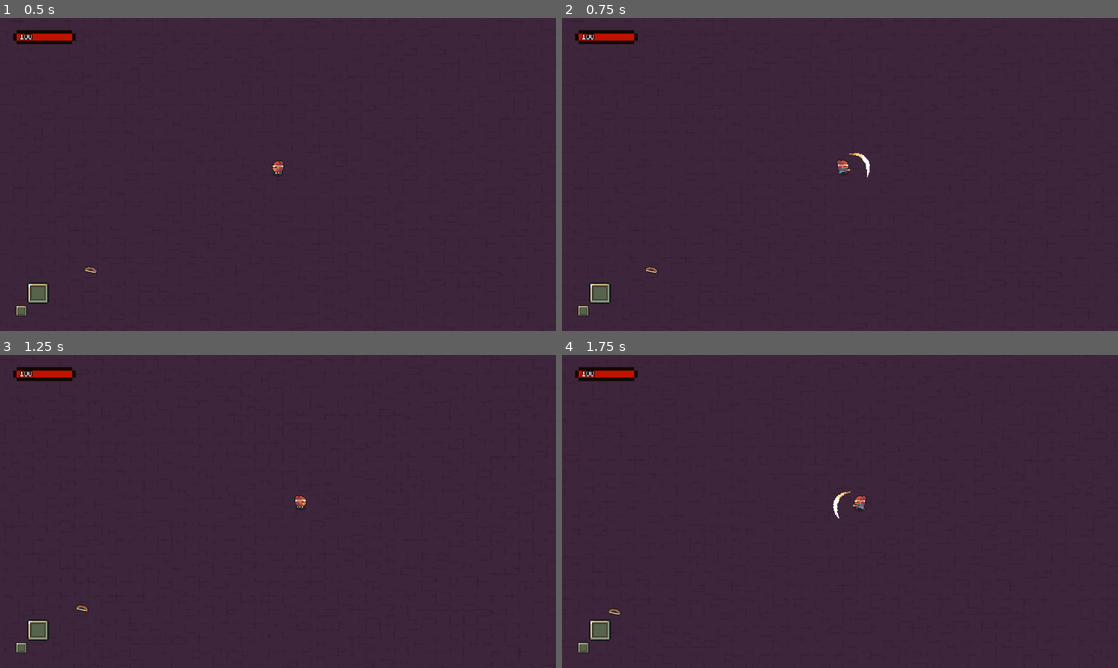
Above: before the commit, frames 1-4 (two rows, left to right).
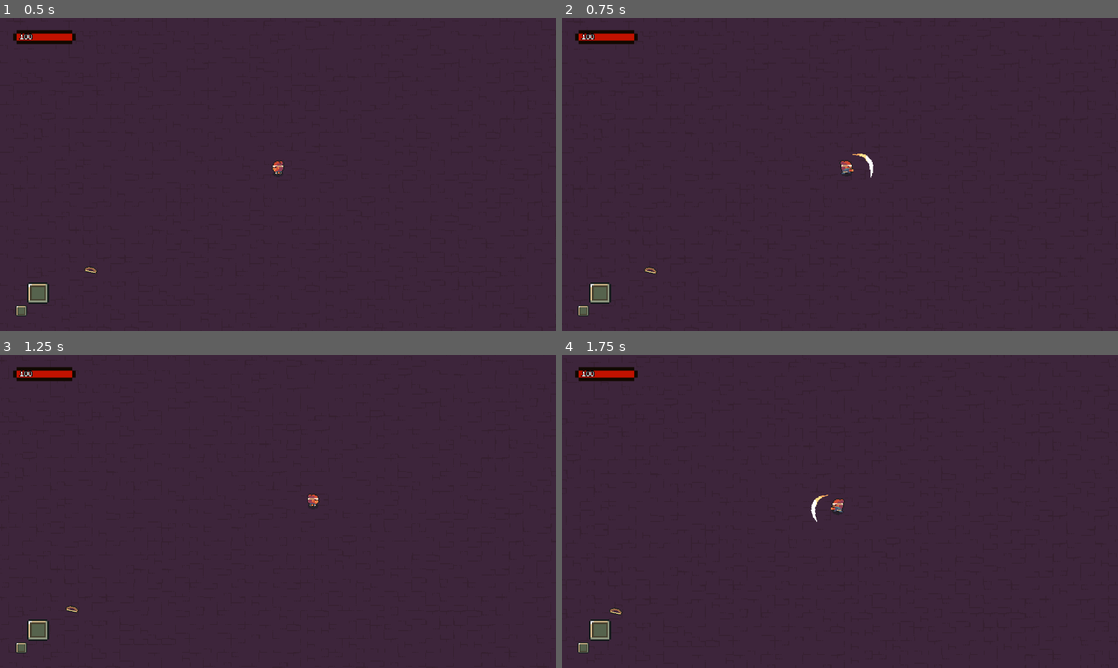
Above: after the commit, the same moments.

Repository: lucaslprimo/TheRPGProject
Game: Godot game, scene res://project/scenes/DungeonMap.tscn
The game is run twice, just before and just after one commit, with the same random seed, the same clock (stepped at 60 frames per second) and the same inputs.
Inputs (mouse positions are in pixels of both pictures, inside the frame that each line leads up to):
- Up to frame 1 (0.5 s): no input
- Up to frame 2 (0.75 s): tap Enter at 0.5 s; move the mouse to (962, 158) at 0.52 s; press the mouse at (962, 158) at 0.53 s; hold Right (move_right) from 0.53 s (still down)
- Up to frame 3 (1.25 s): keep holding Right (move_right); right-click (400, 495) at 0.8 s
- Up to frame 4 (1.75 s): move the mouse to (728, 527) at 1.27 s; release Right (move_right) at 1.28 s; release the mouse at (728, 527) at 1.28 s; hold Down (move_down) from 1.28 s (still down); right-click (728, 527) at 1.35 s; click (728, 527) at 1.55 s

Frame 1 is identical in both runs. In frame 2, 0.2% of the frame differs, in the area x 14-56%, y 43-82%; in frame 3, 0.2%; in frame 4, 0.3%, in the area x 8-55%, y 43-84%.

Commit message:
feat: Dash tweaking, movement adjusted

Diff:
--- a/project/resources/weapons/axe.tres
+++ b/project/resources/weapons/axe.tres
@@ -8,6 +8,7 @@
 [resource]
 script = ExtResource("1_x40xu")
 damage = 50
+weapon_type = 2
 atk_speed = 0.5
 flip_v = true
 scale_modifier = 1.5
--- a/project/resources/weapons/bow.tres
+++ b/project/resources/weapons/bow.tres
@@ -7,8 +7,8 @@
 
 [resource]
 script = ExtResource("1_70mkl")
-damage = 40
-weapon_type = 1
+damage = 30
+range_type = 1
 knockback_force = 1
 weapon_sound = ExtResource("3_cqvx8")
 weapon_hit_sound = ExtResource("2_dsxe1")
--- a/project/resources/weapons/hammer.tres
+++ b/project/resources/weapons/hammer.tres
@@ -8,6 +8,7 @@
 [resource]
 script = ExtResource("1_c4gqb")
 damage = 40
+weapon_type = 2
 atk_speed = 0.5
 flip_v = true
 scale_modifier = 1.5
--- a/project/resources/weapons/sword.tres
+++ b/project/resources/weapons/sword.tres
@@ -8,6 +8,7 @@
 [resource]
 script = ExtResource("1_abq03")
 damage = 20
+weapon_type = 1
 scale_modifier = 0.5
 weapon_sound = ExtResource("3_wjmp8")
 weapon_hit_sound = ExtResource("3_8biqe")
--- a/project/resources/weapons/unarmed.tres
+++ b/project/resources/weapons/unarmed.tres
@@ -7,6 +7,7 @@
 [resource]
 script = ExtResource("1_1wstk")
 damage = 5
+weapon_type = 3
 weapon_sound = ExtResource("2_q3lx4")
 weapon_hit_sound = ExtResource("2_18g0x")
 name = "unarmed"
--- a/project/scenes/HumanoidBase.tscn
+++ b/project/scenes/HumanoidBase.tscn
@@ -35,9 +35,11 @@
 [ext_resource type="Resource" uid="uid://dwqm127y4slnj" path="res://project/resources/weapons/unarmed.tres" id="26_f8gpl"]
 [ext_resource type="Script" uid="uid://cf2l0sdk0mwtd" path="res://project/scripts/components/collector_component.gd" id="27_ph6ji"]
 [ext_resource type="Script" uid="uid://cmkbl1igp5f81" path="res://project/scripts/humanoids/skills/skill_manager.gd" id="33_p7ikw"]
-[ext_resource type="Script" path="res://project/scripts/humanoids/progress_bar_ctrl.gd" id="33_x3e8u"]
-[ext_resource type="FontFile" uid="uid://dxrywbia3q225" path="res://project/assets/font/font_normal.ttf" id="34_5dl4n"]
+[ext_resource type="Script" uid="uid://i8vj3ll7m700" path="res://project/scripts/humanoids/progress_bar_ctrl.gd" id="33_x3e8u"]
+[ext_resource type="FontFile" uid="uid://dgmfx26ownlxl" path="res://project/assets/font/font_normal.ttf" id="34_5dl4n"]
 [ext_resource type="Script" uid="uid://bnsa1nw6t1hio" path="res://project/scripts/humanoids/skills/skill_dash.gd" id="34_w6hqh"]
+[ext_resource type="AudioStream" uid="uid://cuxifucmy1v7m" path="res://project/assets/audio/sfx/Magic & Skill/Fx.wav" id="35_j5jca"]
+[ext_resource type="AudioStream" uid="uid://dkveenumata3b" path="res://project/assets/audio/sfx/Jump & Bounce/Bounce5.wav" id="38_aowpv"]
 
 [sub_resource type="CircleShape2D" id="CircleShape2D_lftxd"]
 radius = 6.0
@@ -1387,6 +1389,9 @@
 "values": [true]
 }
 
+[sub_resource type="Animation" id="Animation_w6hqh"]
+resource_name = "dash"
+
 [sub_resource type="AnimationLibrary" id="AnimationLibrary_c3jn5"]
 _data = {
 &"RESET": SubResource("Animation_1h5i8"),
@@ -1396,6 +1401,7 @@
 &"attack_down": SubResource("Animation_77afj"),
 &"attack_side": SubResource("Animation_cri8v"),
 &"attack_up": SubResource("Animation_7ub6x"),
+&"dash": SubResource("Animation_w6hqh"),
 &"died": SubResource("Animation_x338g"),
 &"idle_down": SubResource("Animation_fhn78"),
 &"idle_side": SubResource("Animation_fihu6"),
@@ -1418,6 +1424,9 @@
 font_size = 9
 outline_size = 4
 outline_color = Color(0, 0, 0, 1)
+
+[sub_resource type="Gradient" id="Gradient_w6hqh"]
+colors = PackedColorArray(1, 1, 1, 1, 1, 1, 1, 0)
 
 [node name="Humanoid" type="CharacterBody2D"]
 motion_mode = 1
@@ -1434,7 +1443,7 @@
 starting_weapon_primary = ExtResource("26_f8gpl")
 starting_weapon_secondary = ExtResource("26_f8gpl")
 
-[node name="AnimCtrl" type="Node" parent="." node_paths=PackedStringArray("animator", "weapon_animator", "ranged_weapon_animator", "skin_sprite", "weapon_node", "weapon_sound_player")]
+[node name="AnimCtrl" type="Node" parent="." node_paths=PackedStringArray("animator", "weapon_animator", "ranged_weapon_animator", "skin_sprite", "weapon_node", "weapon_sound_player", "weapon_aim_sound_player")]
 script = ExtResource("7_c6dlt")
 animator = NodePath("../Skin/SkinAnimation")
 weapon_animator = NodePath("../MeleeWeapon/WeaponAnimation")
@@ -1442,6 +1451,7 @@
 skin_sprite = NodePath("../Skin")
 weapon_node = NodePath("../MeleeWeapon")
 weapon_sound_player = NodePath("../WeaponSound")
+weapon_aim_sound_player = NodePath("../WeaponAimSound")
 
 [node name="GroundHitBox" type="CollisionShape2D" parent="."]
 visible = false
@@ -1450,6 +1460,7 @@
 
 [node name="Shadow" type="Sprite2D" parent="."]
 modulate = Color(1, 1, 1, 0.50980395)
+z_index = -11
 position = Vector2(0, -1)
 texture = ExtResource("1_x2all")
 
@@ -1638,7 +1649,6 @@
 accuracy = 0.7
 projectile = ExtResource("22_yx7wt")
 shooting_point = NodePath("../RangedWeapon/ShootingPoint")
-cooldown_time = 0.1
 metadata/_custom_type_script = "uid://ndvvq6miytjg"
 
 [node name="MovementComponent" type="Node" parent="."]
@@ -1664,8 +1674,10 @@
 }
 anim_ctrl = NodePath("../AnimCtrl")
 
-[node name="SkillDash" type="Node2D" parent="SkillManager"]
+[node name="SkillDash" type="Node2D" parent="SkillManager" node_paths=PackedStringArray("trail_particles")]
 script = ExtResource("34_w6hqh")
+trail_particles = NodePath("../../TrailDash")
+dash_sound = ExtResource("35_j5jca")
 metadata/_custom_type_script = "uid://bnsa1nw6t1hio"
 
 [node name="CollectorComponent" type="Area2D" parent="."]
@@ -1688,6 +1700,9 @@
 weapon_animation = NodePath("../MeleeWeapon/WeaponAnimation")
 
 [node name="WeaponSound" type="AudioStreamPlayer2D" parent="."]
+
+[node name="WeaponAimSound" type="AudioStreamPlayer2D" parent="."]
+stream = ExtResource("38_aowpv")
 
 [node name="HitSound" type="AudioStreamPlayer2D" parent="."]
 
@@ -1722,3 +1737,16 @@
 label_settings = SubResource("LabelSettings_x3e8u")
 horizontal_alignment = 1
 vertical_alignment = 1
+
+[node name="TrailDash" type="CPUParticles2D" parent="."]
+z_index = -10
+position = Vector2(0, -7)
+emitting = false
+amount = 50
+lifetime = 0.2
+gravity = Vector2(0, 0)
+angle_min = 20.0
+angle_max = 20.0
+scale_amount_min = 10.0
+scale_amount_max = 10.0
+color_ramp = SubResource("Gradient_w6hqh")
--- a/project/scenes/Player.tscn
+++ b/project/scenes/Player.tscn
@@ -61,7 +61,7 @@
 max_speed = 150
 desceleration = 800
 
-[node name="SkillManager" parent="." index="15" node_paths=PackedStringArray("skills_axe", "skills_bow", "skills_hand", "skills_sword")]
+[node name="SkillManager" parent="." index="15" node_paths=PackedStringArray("skills_axe", "skills_bow", "skills_hand", "skills_sword", "input_handler")]
 skills_axe = {
 "dash": NodePath("SkillDash")
 }
@@ -74,6 +74,7 @@
 skills_sword = {
 "dash": NodePath("SkillDash")
 }
+input_handler = NodePath("../PlayerInputHandler")
 
 [node name="EquipmentCtrl" parent="." index="17" node_paths=PackedStringArray("ui_pickup")]
 ui_pickup = NodePath("../InteractionUI/Label")
--- a/project/scripts/components/movement_component.gd
+++ b/project/scripts/components/movement_component.gd
@@ -1,28 +1,19 @@
 class_name MovementComponent extends Node
 
-@export var max_speed:int = 100
-@export var acceleration:int = 500
-@export var desceleration:int = 500
+@export var max_speed: int = 100
 
-var target_velocity:Vector2 = Vector2.ZERO
+var direction: Vector2 = Vector2.DOWN
 
-var direction:Vector2 = Vector2.DOWN
+var slow_amount: float = 0.0
 
-var slow_amount:float = 0.0
-
-func apply_slow(amount:float):
+func apply_slow(amount: float):
 	slow_amount = amount
 
 func reset_slow():
 	slow_amount = 0
 
-func get_velocity_vector_smooth(move_vector:Vector2, current_velocity:Vector2, delta:float) -> Vector2:
-	if(move_vector != Vector2.ZERO):
+func get_velocity(move_vector: Vector2) -> Vector2:
+	if (move_vector != Vector2.ZERO):
 		direction = move_vector.normalized()
 
-	target_velocity = move_vector.normalized() * (max_speed - max_speed*slow_amount)
-
-	if target_velocity == Vector2.ZERO:
-		return current_velocity.move_toward(target_velocity, desceleration * delta)
-	else:
-		return current_velocity.move_toward(target_velocity, acceleration * delta)
+	return move_vector.normalized() * (max_speed - max_speed * slow_amount)
--- a/project/scripts/components/shooting_component.gd
+++ b/project/scripts/components/shooting_component.gd
@@ -2,16 +2,16 @@
 
 @export var ammo: int = -1
 @export var ammo_consumption: int = 1
-@export var damage:int
-@export var knockback_force:int
-@export var accuracy:float = 0.5
+@export var damage: int
+@export var knockback_force: int
+@export var accuracy: float = 0.5
 @export var projectile: PackedScene
 @export var shooting_point: Node2D
 @export var cooldown_time: float = 1.0
-@export var aiming_time_limit:float = 2
+@export var aiming_time_limit: float = 2
 
 var colddown_timer = Timer
-var aiming_time:float = 0
+var aiming_time: float = 0
 
 var damage_
 
@@ -35,7 +35,7 @@
 	if is_aiming:
 		aiming_time += delta
 
-func fire(direction:Vector2):
+func fire(direction: Vector2):
 	if colddown_timer.time_left > 0:
 		not_ready_to_shoot.emit()
 		return
@@ -52,11 +52,11 @@
 		out_of_ammo.emit()
 		return
 
-	if(projectile):
+	if (projectile):
 		var p_instance = projectile.instantiate()
 		p_instance.global_position = shooting_point.global_position
 		p_instance.rotation = final_direction.angle()
-		var projcp:ProjectileComponent = p_instance.get_node("ProjectileComponent")
+		var projcp: ProjectileComponent = p_instance.get_node("ProjectileComponent")
 		projcp.direction = final_direction
 
 		projcp.damage = final_damage
@@ -68,7 +68,7 @@
 		colddown_timer.start()
 
 func _has_ammo() -> bool:
-	if ammo == -1 || ammo > 0 :
+	if ammo == -1 || ammo > 0:
 		return true
 	else:
 		return false
@@ -87,7 +87,7 @@
 func calculate_charge_value(base_value: float, charge_time: float,
 	max_charge_time: float) -> float:
 	const QUICK_SHOT_THRESHOLD = 0.1
-	const QUICK_SHOT_DAMAGE = 0.1     #
+	const QUICK_SHOT_DAMAGE = 0.3 #
 
 	var charge_ratio = min(charge_time / max_charge_time, 1.0)
 
@@ -101,7 +101,7 @@
 	var accuracy_percentage = get_accuracy_percentage(charge_time, max_charge_time)
 
 	# Converte para ângulo máximo de desvio
-	var max_spread_angle = deg_to_rad(30.0)  # Máximo 30° de desvio
+	var max_spread_angle = deg_to_rad(30.0) # Máximo 30° de desvio
 	var current_spread = max_spread_angle * (1.0 - accuracy_percentage)
 
 	# Gera ângulo aleatório dentro do spread
@@ -110,7 +110,6 @@
 	return random_angle
 
 func get_accuracy_percentage(charge_time: float, max_charge_time: float) -> float:
-
 	var charge_ratio = min(charge_time / max_charge_time, 1.0)
 
 	var min_accuracy = accuracy
--- a/project/scripts/humanoids/equipment_ctrl.gd
+++ b/project/scripts/humanoids/equipment_ctrl.gd
@@ -48,7 +48,7 @@
 	if ui_pickup:
 		ui_pickup.visible = false
 
-func get_selected_weapon():
+func get_selected_weapon() -> WeaponData:
 	return equiped_weapons[selected_weapon_slot-1]
 
 func set_weapon_to_selected_slot(weapon:WeaponData):
--- a/project/scripts/humanoids/humanoid_anim_ctrl.gd
+++ b/project/scripts/humanoids/humanoid_anim_ctrl.gd
@@ -8,6 +8,7 @@
 @export var weapon_node: Node2D
 @export var input_hanlder: InputHandler = InputHandler.new()
 @export var weapon_sound_player: AudioStreamPlayer2D
+@export var weapon_aim_sound_player: AudioStreamPlayer2D
 
 func _ready() -> void:
 	weapon_animator.animation_finished.connect(_on_attack_anim_finished)
@@ -38,10 +39,18 @@
 		weapon_animator.play(_name)
 		play_sound()
 
-func play_ranged_attack_anim(_name: StringName):
+func play_ranged_attack_anim(_name: StringName, aiming:bool = false):
 	if ranged_weapon_animator.has_animation(_name):
 		ranged_weapon_animator.play(_name)
-		play_sound()
+
+		if aiming:
+			play_ranged_aim_sound()
+		else:
+			play_sound()
+
+func play_ranged_aim_sound():
+	weapon_aim_sound_player.pitch_scale = randf_range(0.8, 1.2)
+	weapon_aim_sound_player.play()
 
 func play_sound():
 	weapon_sound_player.pitch_scale = randf_range(0.8, 1.2)
--- a/project/scripts/humanoids/skills/skill_base.gd
+++ b/project/scripts/humanoids/skills/skill_base.gd
@@ -9,8 +9,9 @@
 var target_pos: Vector2 = Vector2.ZERO
 
 var anim_ctrl: AnimController
+var input_handler: InputHandler
 
-signal anim_finished
+signal finished
 
 func _ready():
 	cooldown_timer = Timer.new()
@@ -19,9 +20,6 @@
 	cooldown_timer.wait_time = cooldown
 	cooldown_timer.one_shot = true
 
-func _on_anim_finished():
-	anim_finished.emit()
-
 func _on_cooldown_timeout():
 	can_use = true
 
--- a/project/scripts/humanoids/skills/skill_dash.gd
+++ b/project/scripts/humanoids/skills/skill_dash.gd
@@ -4,13 +4,27 @@
 @export var dash_distance: float = 40.0
 @export var dash_duration: float = 0.15
 
+@export var trail_particles: CPUParticles2D
+@export var dash_sound: AudioStream
+var audio_player: AudioStreamPlayer
+
 func _ready():
 	cooldown = dash_duration
 	super._ready()
+	audio_player = AudioStreamPlayer.new()
+	audio_player.stream = dash_sound
+	add_child(audio_player)
 
 func use():
 	if can_use:
+
 		super.use()
 		anim_ctrl.play_anim("attack")
+		trail_particles.emitting = true
+		audio_player.pitch_scale = randf_range(1, 1.2)
+		audio_player.play()
 		var tween = create_tween()
-		tween.tween_property(get_parent().get_parent(), "position", get_parent().get_parent().global_position + (direction* dash_distance), dash_duration)
+		tween.tween_property(owner, "position", owner.global_position + (direction * dash_distance), dash_duration)
+		await get_tree().create_timer(dash_duration).timeout
+		finished.emit()
+		trail_particles.emitting = false
--- a/project/scripts/humanoids/skills/skill_manager.gd
+++ b/project/scripts/humanoids/skills/skill_manager.gd
@@ -8,20 +8,27 @@
 @export var skills_sword: Dictionary[String, SkillBase] = {}
 
 @export var anim_ctrl: AnimController
+@export var input_handler: InputHandler = InputHandler.new()
 
-signal anim_finished()
+signal skill_finished()
 
 func _ready() -> void:
-	anim_ctrl.animation_finished.connect(on_anim_finished)
-
 	for skill in skills_axe.values():
+		skill.input_handler = input_handler
 		skill.anim_ctrl = anim_ctrl
+		skill.finished.connect(on_skill_finished)
 	for skill in skills_bow.values():
+		skill.input_handler = input_handler
 		skill.anim_ctrl = anim_ctrl
+		skill.finished.connect(on_skill_finished)
 	for skill in skills_hand.values():
+		skill.input_handler = input_handler
 		skill.anim_ctrl = anim_ctrl
+		skill.finished.connect(on_skill_finished)
 	for skill in skills_sword.values():
+		skill.input_handler = input_handler
 		skill.anim_ctrl = anim_ctrl
+		skill.finished.connect(on_skill_finished)
 
 func use_skill(
 	skill_name: String,
@@ -44,5 +51,5 @@
 		skill.target_pos = target_pos
 		skill.use()
 
-func on_anim_finished():
-	anim_finished.emit()
+func on_skill_finished():
+	skill_finished.emit()
--- a/project/scripts/humanoids/states/attack_state.gd
+++ b/project/scripts/humanoids/states/attack_state.gd
@@ -1,7 +1,8 @@
 extends State
 
 @export var atkcp: AttackingComponent
-@export var dash_speed: int = 100
+@export var dash_speed: int = 10
+@export var dash_duration: float = 0.1
 @export var weapon_node: Node2D
 
 var attack: int
@@ -30,7 +31,7 @@
 
 func physics_process(_delta: float):
 	if owner is CharacterBody2D:
-		owner.velocity = state_machine.movcp.get_velocity_vector_smooth(Vector2.ZERO, owner.velocity, _delta)
+		owner.velocity = state_machine.movcp.get_velocity(Vector2.ZERO)
 		owner.move_and_slide()
 
 func _should_attack():
@@ -40,7 +41,9 @@
 	if owner is CharacterBody2D:
 		owner.velocity = Vector2.ZERO
 		weapon_node.look_at(state_machine.input_handler.get_target_pos())
-		owner.velocity = (state_machine.input_handler.get_target_pos() - owner.global_position).normalized() * dash_speed
+
+		var tween = create_tween()
+		tween.tween_property(owner, "position", owner.global_position + (state_machine.input_handler.get_target_dir() * dash_speed), dash_duration)
 
 	state_machine.animator.play_anim(&"attack")
 	state_machine.animator.play_attack_anim(&"attack_" + str(attack))
--- a/project/scripts/humanoids/states/died_state.gd
+++ b/project/scripts/humanoids/states/died_state.gd
@@ -1,12 +1,12 @@
 extends State
 
-@export var sprite:Sprite2D
+@export var sprite: Sprite2D
 
 func enter():
 	state_machine.animator.play_anim(&"died")
 	Utils.flash(sprite)
 
-func physics_process(_delta:float):
+func physics_process(_delta: float):
 	if owner is CharacterBody2D:
-		owner.velocity = state_machine.movcp.get_velocity_vector_smooth(Vector2.ZERO, owner.velocity, _delta)
+		owner.velocity = state_machine.movcp.get_velocity(Vector2.ZERO)
 		owner.move_and_slide()
--- a/project/scripts/humanoids/states/idle_state.gd
+++ b/project/scripts/humanoids/states/idle_state.gd
@@ -35,7 +35,7 @@
 		return
 
 	if owner is CharacterBody2D:
-		owner.velocity = state_machine.movcp.get_velocity_vector_smooth(Vector2.ZERO, owner.velocity, _delta)
+		owner.velocity = state_machine.movcp.get_velocity(Vector2.ZERO)
 		owner.move_and_slide()
 
 func exit():
--- a/project/scripts/humanoids/states/ranged_attack_state.gd
+++ b/project/scripts/humanoids/states/ranged_attack_state.gd
@@ -1,7 +1,8 @@
 extends State
 
 @export var atkcp: ShootingComponent
-@export var dash_speed: int = 200
+@export var dash_speed: int = 10
+@export var dash_duration: float = 0.1
 @export var weapon_node: Node2D
 @export var arrow_sprite: Sprite2D
 
@@ -16,7 +17,7 @@
 
 func _aim_attack():
 	state_machine.animator.play_anim(&"attack")
-	state_machine.animator.play_ranged_attack_anim(&"aim")
+	state_machine.animator.play_ranged_attack_anim(&"aim", true)
 	is_aiming = true
 	atkcp.aim()
 
@@ -30,10 +31,6 @@
 		state_machine.animator.play_anim(&"aim")
 		weapon_node.look_at(state_machine.input_handler.get_target_pos())
 
-func physics_process(_delta: float):
-	if owner is CharacterBody2D:
-		owner.velocity = state_machine.movcp.get_velocity_vector_smooth(check_input_vector(), owner.velocity, _delta)
-		owner.move_and_slide()
 
 func check_input_vector():
 	var input_vector = state_machine.input_handler.get_movement_vector()
@@ -42,13 +39,17 @@
 
 func _fire_attack():
 	arrow_sprite.visible = false
+
+	if atkcp.aiming_time > 0.2:
+		var tween = create_tween()
+		tween.tween_property(owner, "position", owner.global_position + (state_machine.input_handler.get_target_dir() * dash_speed * -1), dash_duration)
+
 	atkcp.fire(weapon_node.transform.x.normalized())
 	is_aiming = false
 	state_machine.pop_state()
 
-	if owner is CharacterBody2D:
-		owner.velocity = Vector2.ZERO
-		owner.velocity = (owner.global_position - state_machine.input_handler.get_target_pos()).normalized() * dash_speed
+
+
 
 func exit():
 	state_machine.input_handler.reset_movement()
--- a/project/scripts/humanoids/states/skill_state.gd
+++ b/project/scripts/humanoids/states/skill_state.gd
@@ -7,10 +7,9 @@
 
 func enter():
 	var direction = state_machine.input_handler.get_target_dir()
-	skillManager.anim_finished.connect(_on_anim_finished)
+	skillManager.skill_finished.connect(_on_anim_finished)
 	skillManager.selected_weapon = equipmentCtrl.get_selected_weapon()
 	skillManager.use_skill(current_skill, direction)
-
 
 func process(_delta: float):
 	pass
@@ -20,4 +19,4 @@
 
 func exit():
 	state_machine.input_handler.reset_movement()
-	skillManager.anim_finished.disconnect(_on_anim_finished)
+	skillManager.skill_finished.disconnect(_on_anim_finished)
--- a/project/scripts/humanoids/states/walk_state.gd
+++ b/project/scripts/humanoids/states/walk_state.gd
@@ -33,7 +33,7 @@
 	var input_vector = check_input_vector()
 
 	if owner is CharacterBody2D:
-		owner.velocity = state_machine.movcp.get_velocity_vector_smooth(input_vector, owner.velocity, _delta)
+		owner.velocity = state_machine.movcp.get_velocity(input_vector)
 		owner.move_and_slide()
 
 func check_input_vector():
--- a/project/scripts/utils/state_machine/anim_controller.gd
+++ b/project/scripts/utils/state_machine/anim_controller.gd
@@ -10,7 +10,7 @@
 func play_attack_anim(_name: StringName):
 	pass
 
-func play_ranged_attack_anim(_name: StringName):
+func play_ranged_attack_anim(_name: StringName, aiming:bool = false):
 	pass
 
 func reset():
Not shown: 1 places in project/scenes/HumanoidBase.tscn that only renumber resources
Not shown, added: project/assets/audio/sfx/Jump & Bounce/Bounce.wav
Not shown, added: project/assets/audio/sfx/Jump & Bounce/Bounce2.wav
Not shown, added: project/assets/audio/sfx/Jump & Bounce/Bounce3.wav
Not shown, added: project/assets/audio/sfx/Jump & Bounce/Bounce4.wav
Not shown, added: project/assets/audio/sfx/Jump & Bounce/Bounce5.wav
Not shown, added: project/assets/audio/sfx/Jump & Bounce/Jump.wav
Not shown, added: project/assets/audio/sfx/Jump & Bounce/Jump2.wav
Not shown, added: project/assets/audio/sfx/Jump & Bounce/Jump3.wav
Not shown, added: project/assets/audio/sfx/Magic & Skill/Fx.wav
Not shown, added: project/assets/audio/sfx/Magic & Skill/Heal.wav
Not shown, added: project/assets/audio/sfx/Magic & Skill/Heal2.wav
(and 8 more such lines)
